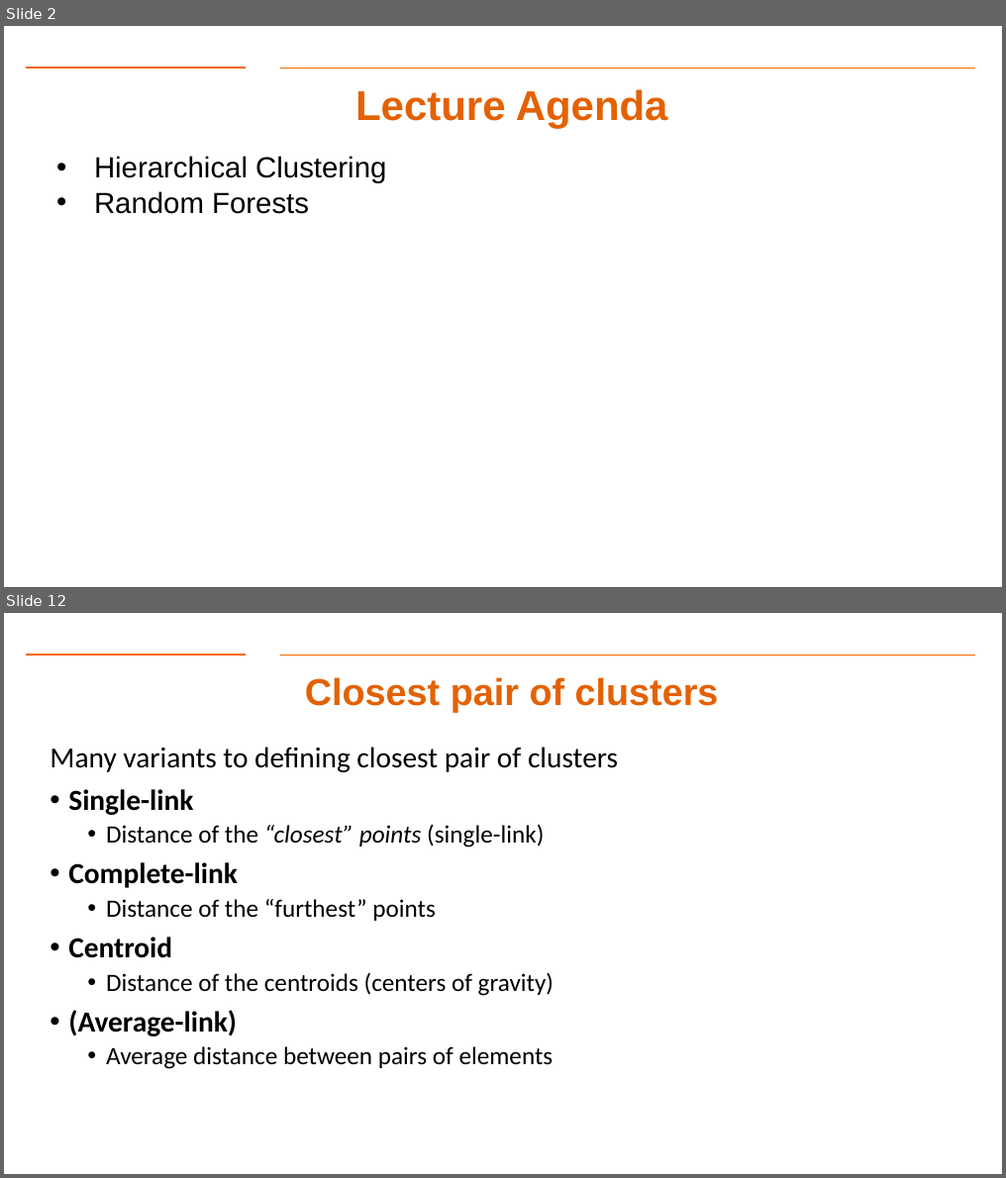
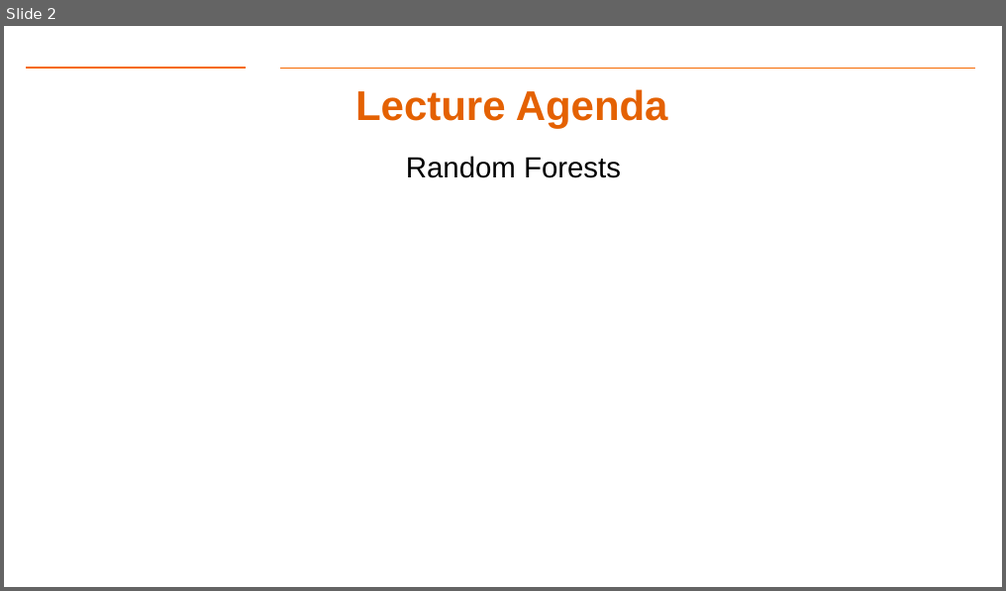
Before and after one commit to gk5951/RIT-DSCI-633-FDS, a slide deck: Syllabus/Lecture11/Lec11.pptx. Shown one above the other, each under a label of ours: slides 2 and 12 before the commit, slide 2 after it; the slides between them are not shown. The pictures are 1006x1178 and 1006x591 pixels, drawn with LibreOffice and Linux fonts; fonts in the diff are those of the drawing; background and template pictures are left out. Boxes give left, top, right and bottom in pixels: in the first picture for what was removed or moved away, otherwise in the second. Text is boxed around its words. In the diff, an @@ line names an element or a change of style, - is before the commit and + after.

```diff
--- a/Syllabus/Lecture11/Lec11.pptx
+++ b/Syllabus/Lecture11/Lec11.pptx
@@ slide 12 removed at (x1=4, y1=613, x2=1002, y2=1174), background #FFFFFF; not listed: 2 template elements that a slide beside it also shows @@
@@ title removed at (x1=305, y1=677, x2=719, y2=712) @@
-Closest pair of clusters
@@ text removed at (x1=50, y1=747, x2=618, y2=1069) @@
-Many variants to defining closest pair of clusters
-• Single-link
-  • Distance of the “closest” points (single-link)
-• Complete-link
-  • Distance of the “furthest” points
-• Centroid
-  • Distance of the centroids (centers of gravity)
-• (Average-link)
-  • Average distance between pairs of elements
@@ slide 2 changed as well @@
@@ text "Random Forests" at (x1=406, y1=156, x2=621, y2=178): bullet • to none @@
@@ text at (x1=94, y1=156, x2=386, y2=183): paragraph removed @@
-• Hierarchical Clustering
```
Also in this commit, not shown: 2 other slides changed, 7 slides added, 14 other slides removed, 7 other files.
